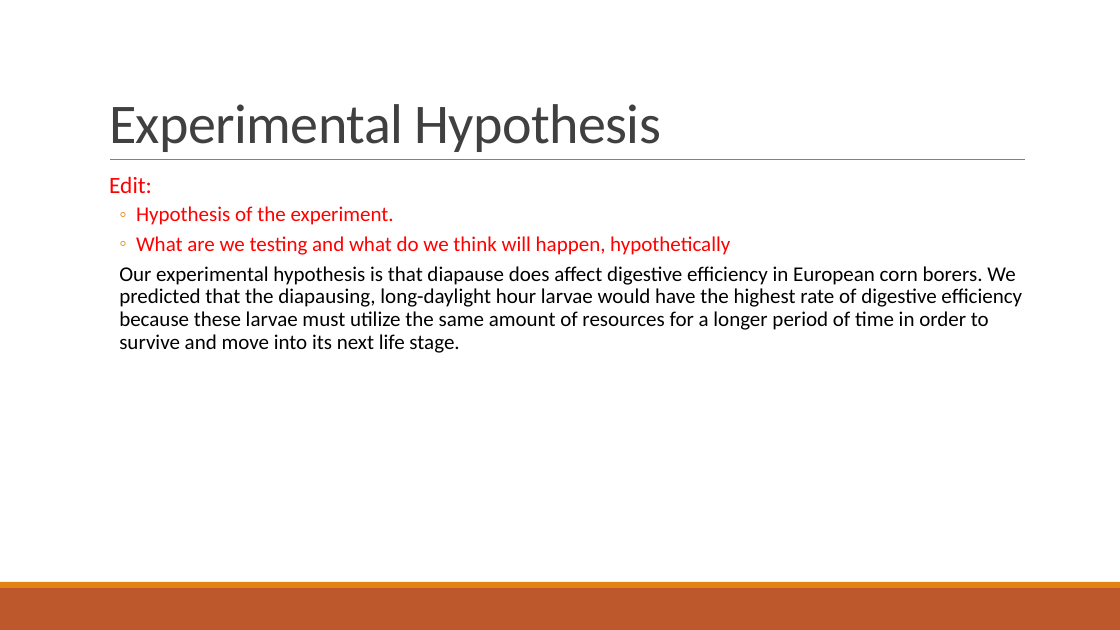
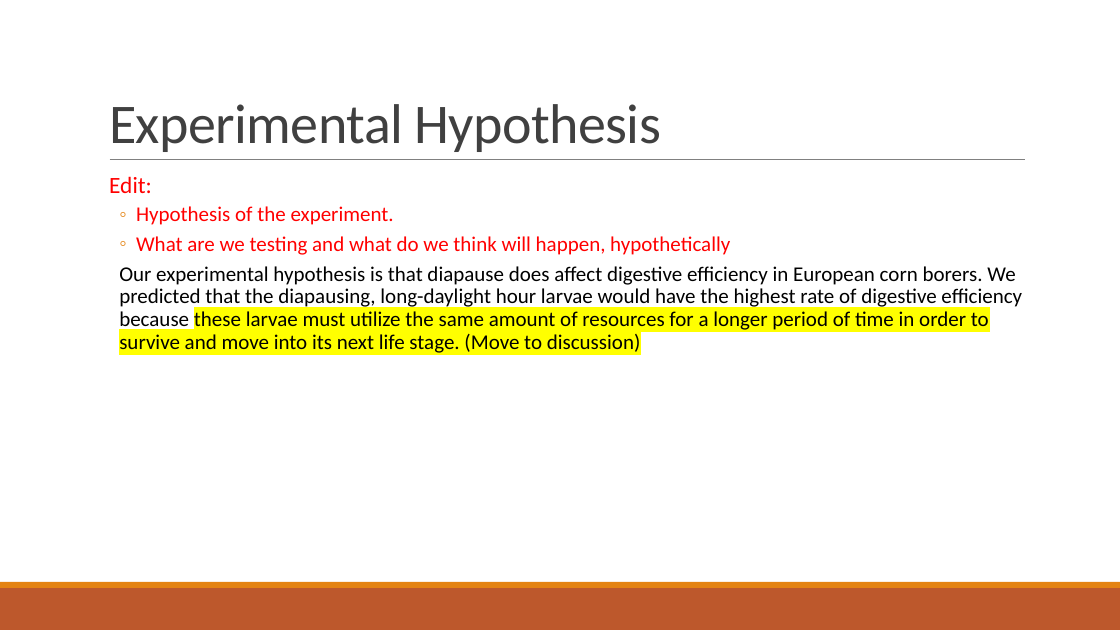
Before and after one commit to jamestbrown5/2018_Undergrad-Summer-Project, a slide deck: slide 9 of Documents/Summer Project Presentation.pptx. Drawn at 1120x630 pixels with LibreOffice and Linux fonts; fonts in the diff are those of the drawing. Boxes give left, top, right and bottom in pixels: in the first picture for what was removed or moved away, otherwise in the second. Text is boxed around its words. In the diff, an @@ line names an element or a change of style, - is before the commit and + after.

Commit message:
20180726 EVL

```diff
--- a/Documents/Summer Project Presentation.pptx
+++ b/Documents/Summer Project Presentation.pptx
@@ text at (119, 266, 1022, 353): text changed @@
-  Our experimental hypothesis is that diapause does affect digestive efficiency in European corn borers. We predicted that the diapausing, long-daylight hour larvae would have the highest rate of digestive efficiency because these larvae must utilize the same amount of resources for a longer period of time in order to survive and move into its next life stage.
+  Our experimental hypothesis is that diapause does affect digestive efficiency in European corn borers. We predicted that the diapausing, long-daylight hour larvae would have the highest rate of digestive efficiency because these larvae must utilize the same amount of resources for a longer period of time in order to survive and move into its next life stage. (Move to discussion)
```
